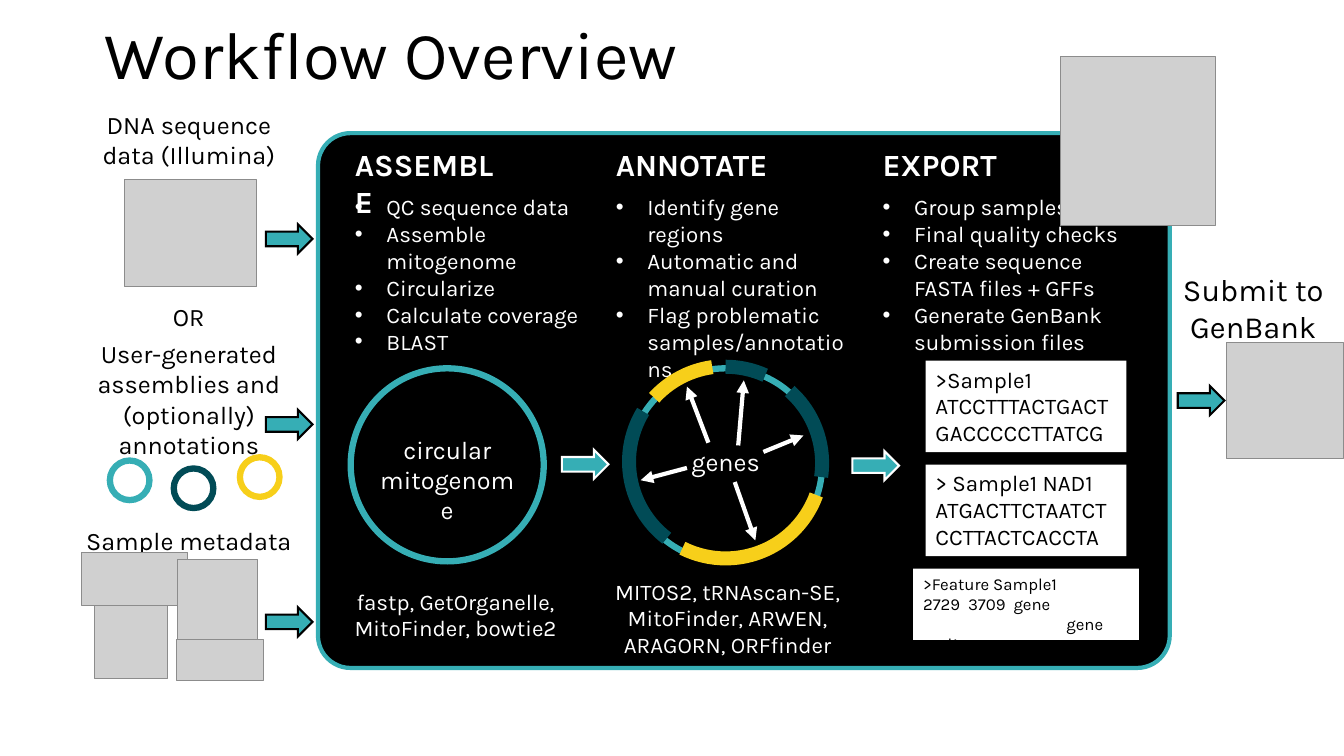
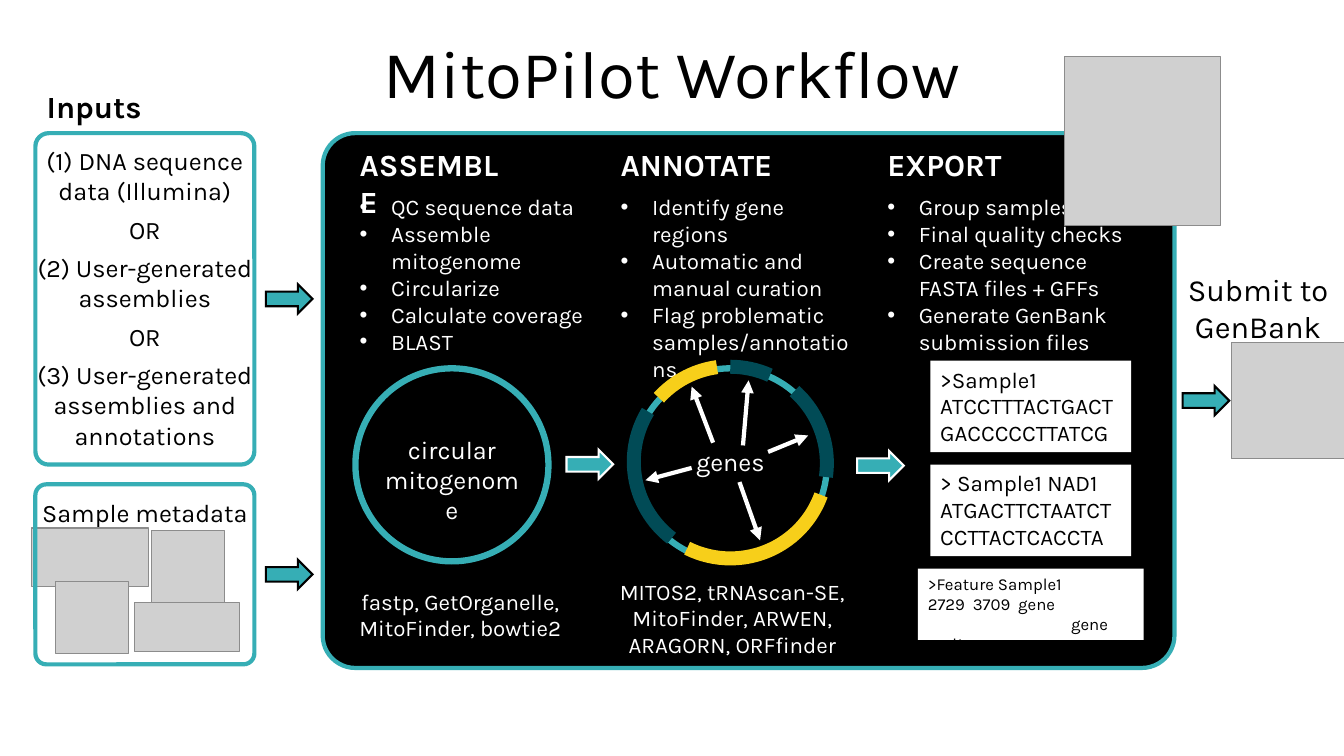
Before and after one commit to NMNH-OceanDNA/MitoPilot, a slide deck: slide 1 of man/figures/workflow_overview.pptx. Drawn at 1344x756 pixels with LibreOffice and Linux fonts; fonts in the diff are those of the drawing; grey boxes stand for pictures. Boxes give left, top, right and bottom in pixels: in the first picture for what was removed or moved away, otherwise in the second. Text is boxed around its words. In the diff, an @@ line names an element or a change of style, - is before the commit and + after.

Commit message:
updated workflow image

```diff
--- a/man/figures/workflow_overview.pptx
+++ b/man/figures/workflow_overview.pptx
@@ title at bbox=[384, 51, 960, 99]: text changed @@
-Workflow Overview
+MitoPilot Workflow
@@ text added at bbox=[47, 98, 142, 126], 22 pt, text #000000, bold @@
+Inputs
@@ rounded rectangle added at bbox=[35, 133, 254, 465], outline #36AEB5 3 pt @@
@@ text at bbox=[46, 152, 243, 203]: text changed @@
-DNA sequence data (Illumina)
+(1) DNA sequence data (Illumina)
@@ picture removed at bbox=[124, 179, 257, 286] @@
@@ text "OR": place and size @@
-text "OR" at bbox=[173, 310, 205, 327]
+text "OR" at bbox=[129, 223, 161, 240]
@@ text added at bbox=[38, 259, 252, 308], 18 pt, text #000000 @@
+(2) User-generated assemblies
@@ right arrow: place and size @@
-right arrow at bbox=[266, 225, 313, 254]
+right arrow at bbox=[266, 284, 313, 314]
@@ text added at bbox=[129, 330, 161, 347], 18 pt, text #000000 @@
+OR
@@ text at bbox=[37, 362, 252, 446]: text changed @@
-User-generated assemblies and (optionally) annotations
+(3) User-generated assemblies and annotations
@@ 11 texts, 5 arrows, 5 arc (boxed as its full ellipse)s, 3 rectangles, 3 right arrows, 2 pictures, 2 ellipses, 1 rounded rectangle: place and size @@
-11 texts, 5 arrows, 5 arc (boxed as its full ellipse)s, 3 rectangles, 3 right arrows, 2 pictures, 2 ellipses, 1 rounded rectangle at bbox=[318, 56, 1344, 668]
+11 texts, 5 arrows, 5 arc (boxed as its full ellipse)s, 3 rectangles, 3 right arrows, 2 pictures, 2 ellipses, 1 rounded rectangle at bbox=[323, 56, 1344, 668]
@@ right arrow removed at bbox=[266, 410, 313, 440] @@
@@ ellipse removed at bbox=[110, 461, 149, 500] @@
@@ ellipse removed at bbox=[173, 469, 213, 508] @@
@@ ellipse removed at bbox=[240, 458, 279, 497] @@
@@ text "Sample metadata": place and size @@
-text "Sample metadata" at bbox=[86, 532, 291, 556]
+text "Sample metadata" at bbox=[42, 504, 247, 529]
@@ rounded rectangle added at bbox=[35, 485, 254, 665], outline #36AEB5 3 pt @@
@@ picture: place and size @@
-picture at bbox=[82, 553, 188, 606]
+picture at bbox=[31, 528, 148, 587]
@@ picture: place and size @@
-picture at bbox=[177, 560, 258, 640]
+picture at bbox=[151, 530, 224, 603]
@@ right arrow: place and size @@
-right arrow at bbox=[266, 607, 313, 636]
+right arrow at bbox=[266, 560, 313, 589]
@@ picture: place and size @@
-picture at bbox=[95, 606, 167, 679]
+picture at bbox=[55, 582, 128, 654]
@@ picture: place and size @@
-picture at bbox=[176, 640, 263, 681]
+picture at bbox=[134, 603, 239, 652]
```
Also in this commit, not shown: 1 other file.
